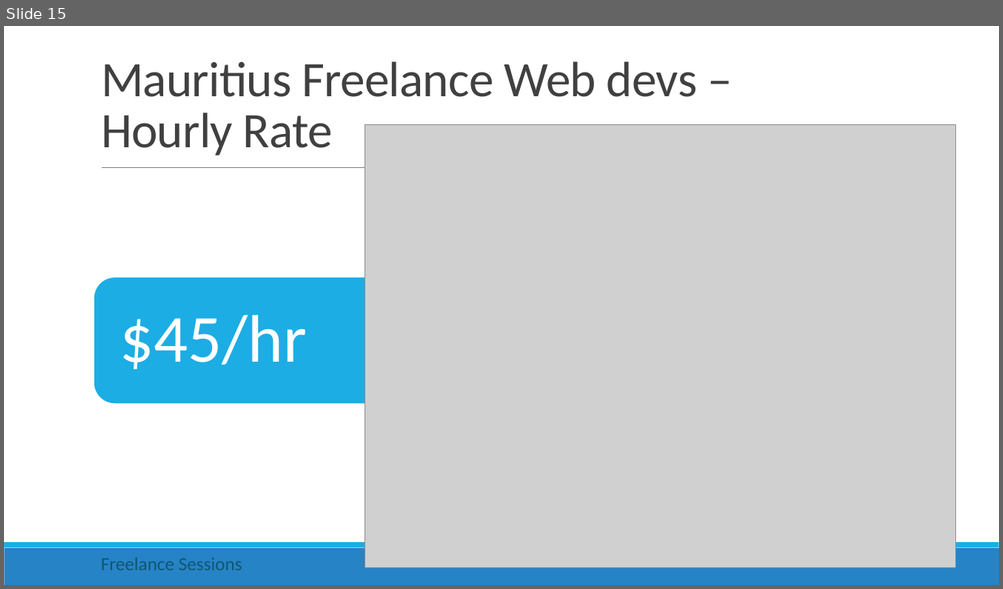
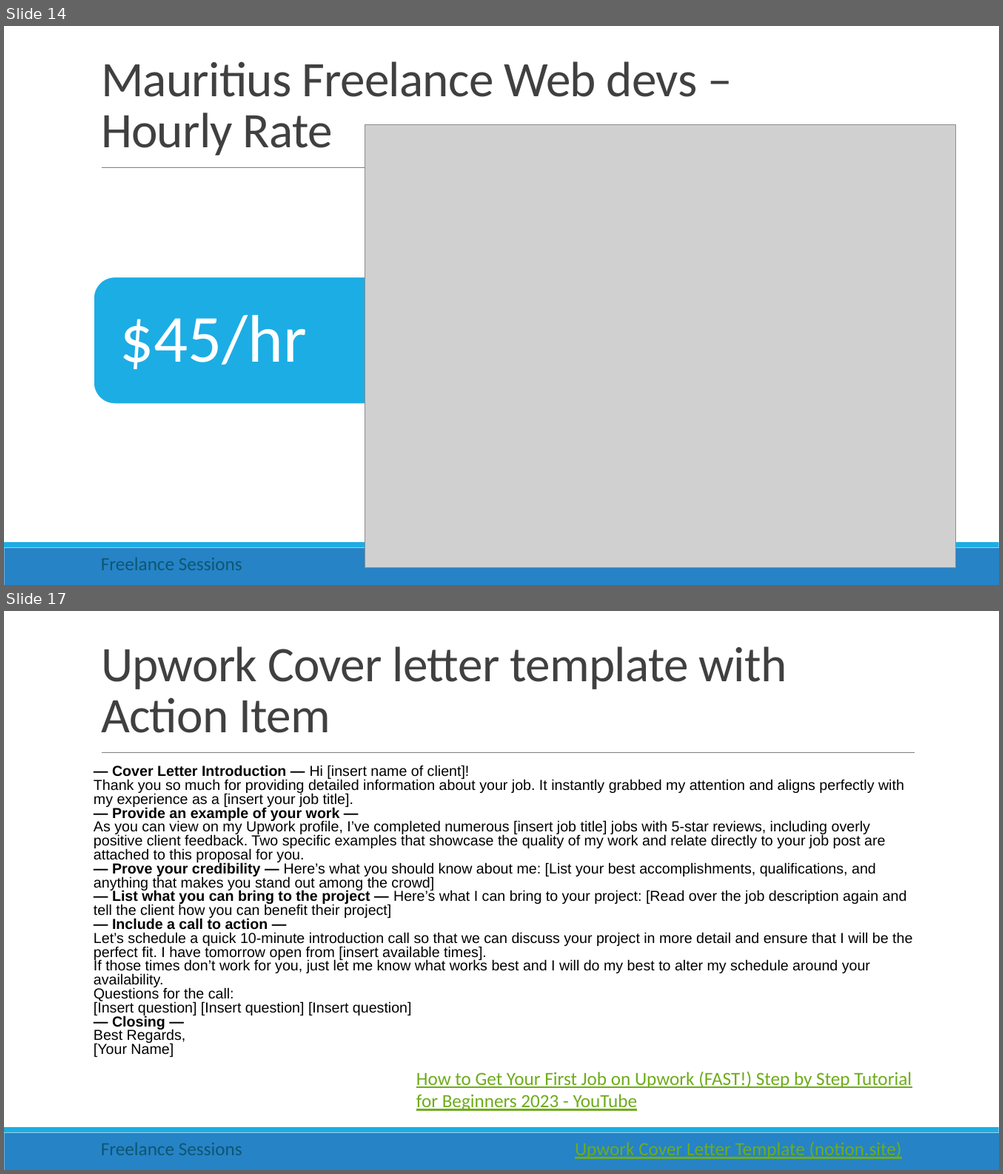
Before and after one commit to rishigujadhur1/Slides, a slide deck: Freelancing/Freelance Session 1.pptx. Shown one above the other, each under a label of ours: slide 15 before the commit, slides 14 and 17 after it; the slides between them are not shown. The pictures are 1003x589 and 1003x1174 pixels, drawn with LibreOffice and Linux fonts; fonts in the diff are those of the drawing; grey boxes stand for pictures. Boxes give left, top, right and bottom in pixels: in the first picture for what was removed or moved away, otherwise in the second. Text is boxed around its words. In the diff, an @@ line names an element or a change of style, - is before the commit and + after.

Commit message:
Service proposal and Interview tips from Upwork

```diff
--- a/Freelancing/Freelance Session 1.pptx
+++ b/Freelancing/Freelance Session 1.pptx
@@ slide 17 added at box(4, 611, 999, 1170), background #FFFFFF; not listed: 3 template elements that a slide beside it also shows @@
@@ title added at box(101, 647, 787, 733), 48 pt, text #404040 @@
+Upwork Cover letter template with Action Item
@@ text added at box(94, 765, 912, 1057), 14 pt, text #000000 @@
+— Cover Letter Introduction — Hi [insert name of client]!
+Thank you so much for providing detailed information about your job. It instantly grabbed my attention and aligns perfectly with my experience as a [insert your job title].
+— Provide an example of your work —
+As you can view on my Upwork profile, I’ve completed numerous [insert job title] jobs with 5-star reviews, including overly positive client feedback. Two specific examples that showcase the quality of my work and relate directly to your job post are attached to this proposal for you.
+— Prove your credibility — Here’s what you should know about me: [List your best accomplishments, qualifications, and anything that makes you stand out among the crowd]
+— List what you can bring to the project — Here’s what I can bring to your project: [Read over the job description again and tell the client how you can benefit their project]
+— Include a call to action —
+Let’s schedule a quick 10-minute introduction call so that we can discuss your project in more detail and ensure that I will be the perfect fit. I have tomorrow open from [insert available times].
+If those times don’t work for you, just let me know what works best and I will do my best to alter my schedule around your availability.
+Questions for the call:
+[Insert question] [Insert question] [Insert question]
+— Closing —
+Best Regards,
+[Your Name]
@@ text added at box(416, 1071, 911, 1111), 18 pt, text #6EAC1C, underline @@
+How to Get Your First Job on Upwork (FAST!) Step by Step Tutorial for Beginners 2023 - YouTube
@@ text added at box(101, 1142, 242, 1156), 18 pt, text #0E5772 @@
+Freelance Sessions
@@ text added at box(575, 1142, 902, 1159), 18 pt, text #6EAC1C, underline @@
+Upwork Cover Letter Template (notion.site)
@@ what was slide 15 is now slide 14 @@
```
Also in this commit, not shown: 4 slides changed, 2 other slides added, 1 slide removed.
